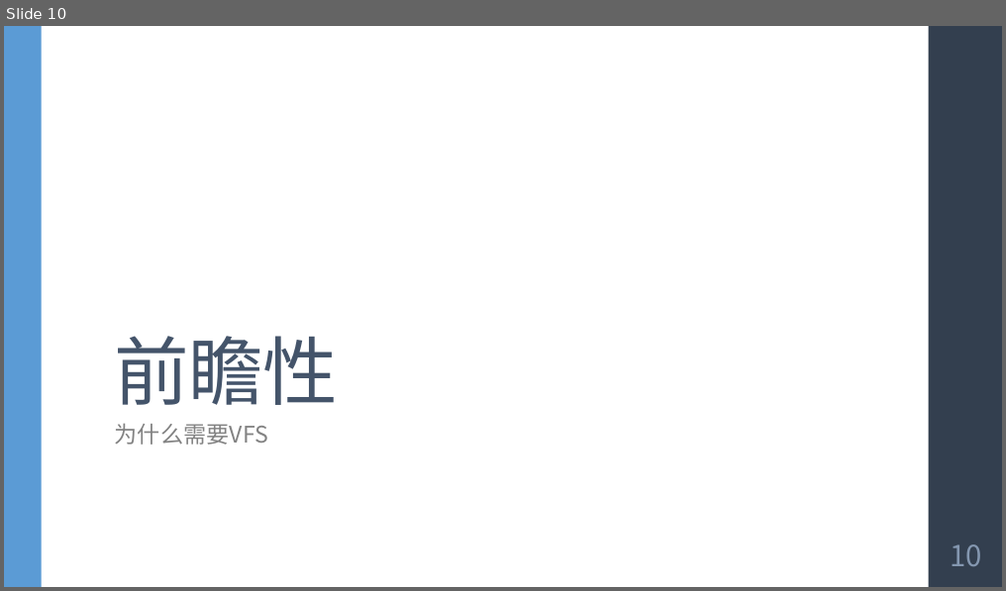
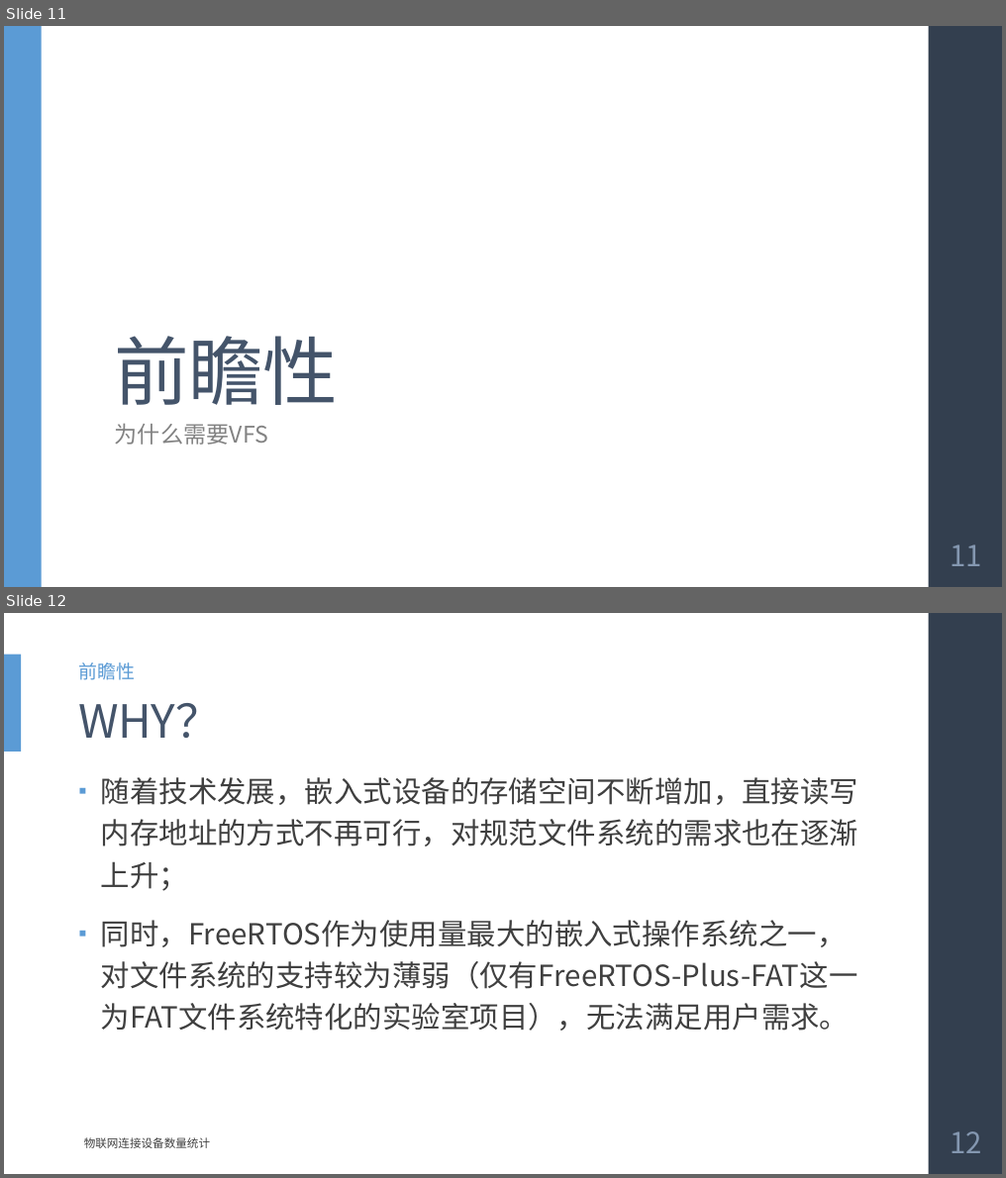
Before and after one commit to OSH-2023/x-Eris, a slide deck: reports/x-Eris 小组中期报告.pptx. Shown one above the other, each under a label of ours: slide 10 before the commit, slides 11 and 12 after it. The pictures are 1006x591 and 1006x1178 pixels, drawn with LibreOffice and Linux fonts; fonts in the diff are those of the drawing. Boxes give left, top, right and bottom in pixels: in the first picture for what was removed or moved away, otherwise in the second. Text is boxed around its words. In the diff, an @@ line names an element or a change of style, - is before the commit and + after.

```diff
--- a/reports/x-Eris 小组中期报告.pptx
+++ b/reports/x-Eris 小组中期报告.pptx
@@ slide 12 added at [4, 613, 1002, 1174], background #FFFFFF; not listed: 1 template element that a slide beside it also shows @@
@@ rectangle added at [4, 655, 21, 752], fill #5B9BD5 @@
@@ text added at [78, 663, 135, 680], 18 pt, text #5B9BD5 @@
+前瞻性
@@ title added at [78, 703, 221, 738], 44 pt, text #44546A @@
+WHY？
@@ text added at [101, 777, 859, 1031], 28 pt, text #3F3F3F @@
+▪ 随着技术发展，嵌入式设备的存储空间不断增加，直接读写内存地址的方式不再可行，对规范文件系统的需求也在逐渐上升；
+▪ 同时，FreeRTOS作为使用量最大的嵌入式操作系统之一，对文件系统的支持较为薄弱（仅有FreeRTOS-Plus-FAT这一为FAT文件系统特化的实验室项目），无法满足用户需求。
@@ text added at [84, 1138, 210, 1149], 11 pt, text #3F3F3F @@
+物联网连接设备数量统计
@@ page number added at [949, 1132, 982, 1154], 28 pt, text #8497B0 @@
+12
@@ what was slide 10 is now slide 11 @@
@@ page number at [949, 545, 982, 567]: text changed @@
-10
+11
```
Also in this commit, not shown: 2 slides changed, 1 other slide added.
